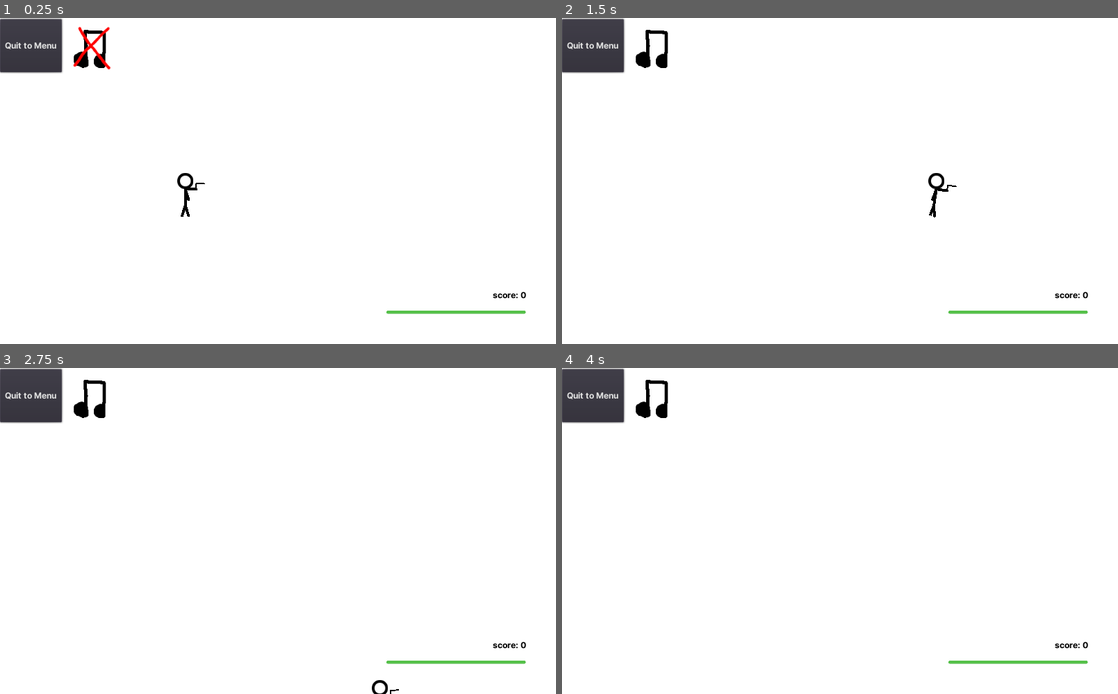
Above: before the commit, frames 1-4 (two rows, left to right).
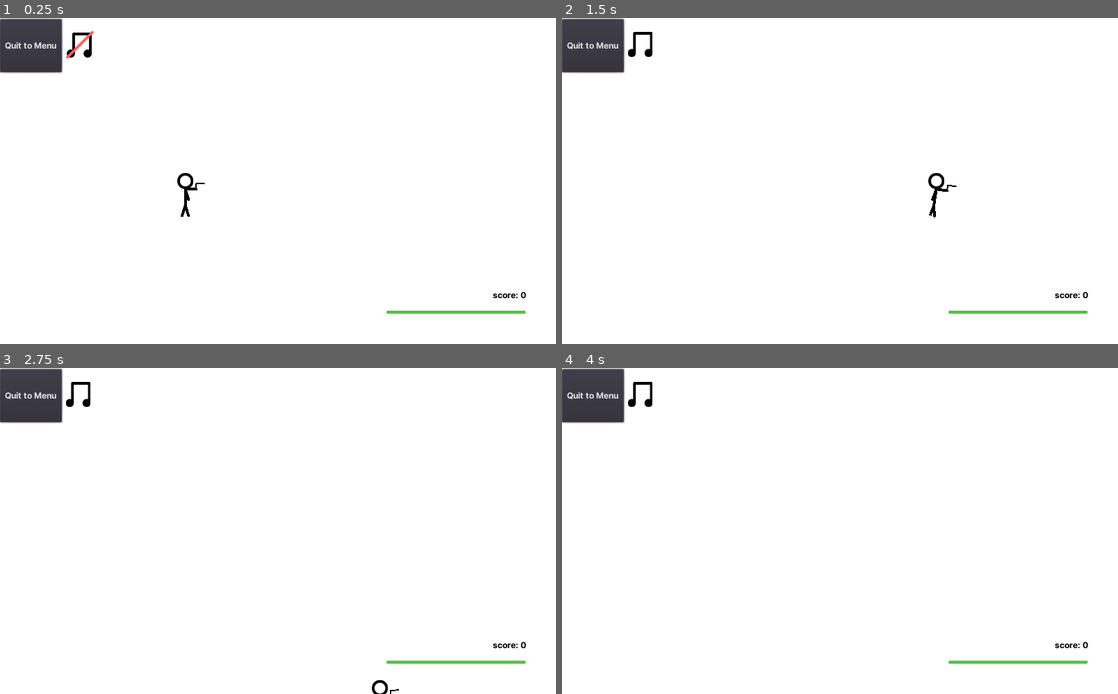
Above: after the commit, the same moments.

Repository: illogicalapple/stickmaniac
Game: Godot game, scene res://Root.tscn
Two runs of this game, one before a commit and one after it. Both use one fixed random seed, a clock stepped at 60 frames per second and the inputs below. Sound files missing from this copy of the repository are replaced by a short silence.
Inputs (mouse positions are in pixels of both pictures, inside the frame that each line leads up to):
- Up to frame 1 (0.25 s): no input
- Up to frame 2 (1.5 s): tap Enter at 0.5 s; move the mouse to (962, 164) at 0.52 s; hold Right (ui_right) 0.53-1.25 s; hold Space (pew_pew) 0.53-1.25 s; click (656, 44) at 1.25 s
- Up to frame 3 (2.75 s): move the mouse to (166, 547) at 2.02 s; hold Down (ui_down) from 2.03 s (still down); tap Space (pew_pew) at 2.1 s
- Up to frame 4 (4 s): move the mouse to (895, 459) at 2.77 s; release Down (ui_down) at 2.78 s; hold Right (ui_right) 2.78-3.53 s; hold Space (pew_pew) 2.78-3.53 s; move the mouse to (812, 596) at 3.52 s; hold Up (ui_up) from 3.53 s (still down); tap Space (pew_pew) at 3.6 s

The runs differ from the first frame. In frame 1, 0.5% of the frame differs, in the area x 11-20%, y 2-16%; in frame 2, 0.4%; in frame 3, 0.4%; in frame 4, 0.4%.

Commit message:
add better music icons
MOOSIC

Diff:
--- a/ui/GUI.tscn
+++ b/ui/GUI.tscn
@@ -1,8 +1,8 @@
 [gd_scene load_steps=12 format=2]
 
 [ext_resource path="res://fonts/Inter-Bold.ttf" type="DynamicFontData" id=1]
-[ext_resource path="res://ui/music-enabled.png" type="Texture" id=2]
-[ext_resource path="res://ui/music-disabled.png" type="Texture" id=3]
+[ext_resource path="res://ui/music/stopped.svg" type="Texture" id=2]
+[ext_resource path="res://ui/music/playing.svg" type="Texture" id=3]
 [ext_resource path="res://ui/GUI.gd" type="Script" id=4]
 
 [sub_resource type="DynamicFont" id=3]
@@ -26,12 +26,12 @@
 corner_radius_bottom_right = 5
 corner_radius_bottom_left = 5
 
-[sub_resource type="AnimatedTexture" id=5]
+[sub_resource type="AnimatedTexture" id=8]
 flags = 4
 frames = 2
 fps = 0.0
-frame_0/texture = ExtResource( 3 )
-frame_1/texture = ExtResource( 2 )
+frame_0/texture = ExtResource( 2 )
+frame_1/texture = ExtResource( 3 )
 frame_1/delay_sec = 0.0
 
 [sub_resource type="Animation" id=6]
--- a/ui/music/playing.svg
+++ b/ui/music/playing.svg
@@ -1,10 +1,10 @@
 <svg width="46" height="46" viewBox="0 0 46 46" fill="none" xmlns="http://www.w3.org/2000/svg">
 <g clip-path="url(#clip0_22_2)">
-<circle cx="7.5" cy="38.5" r="7.5" fill="white"/>
-<circle cx="38.5" cy="38.5" r="7.5" fill="white"/>
-<line x1="12.5" y1="2.5" x2="12.5" y2="37.5" stroke="white" stroke-width="5" stroke-linecap="round"/>
-<line x1="43.5" y1="2.5" x2="43.5" y2="37.5" stroke="white" stroke-width="5" stroke-linecap="round" stroke-dasharray="1 1"/>
-<line x1="12.5" y1="2.5" x2="43.5" y2="2.5" stroke="white" stroke-width="5" stroke-linecap="round"/>
+<circle cx="7.5" cy="38.5" r="7.5" fill="black"/>
+<circle cx="38.5" cy="38.5" r="7.5" fill="black"/>
+<line x1="12.5" y1="2.5" x2="12.5" y2="37.5" stroke="black" stroke-width="5" stroke-linecap="round"/>
+<line x1="43.5" y1="2.5" x2="43.5" y2="37.5" stroke="black" stroke-width="5" stroke-linecap="round" stroke-dasharray="1 1"/>
+<line x1="12.5" y1="2.5" x2="43.5" y2="2.5" stroke="black" stroke-width="5" stroke-linecap="round"/>
 </g>
 <defs>
 <clipPath id="clip0_22_2">
--- a/ui/music/stopped.svg
+++ b/ui/music/stopped.svg
@@ -1,8 +1,8 @@
 <svg width="52" height="52" viewBox="0 0 52 52" fill="none" xmlns="http://www.w3.org/2000/svg">
-<circle cx="9.5" cy="42.5" r="7.5" fill="white"/>
-<circle cx="40.5" cy="42.5" r="7.5" fill="white"/>
-<line x1="14.5" y1="6.5" x2="14.5" y2="41.5" stroke="white" stroke-width="5" stroke-linecap="round"/>
-<line x1="45.5" y1="6.5" x2="45.5" y2="41.5" stroke="white" stroke-width="5" stroke-linecap="round" stroke-dasharray="1 1"/>
-<line x1="14.5" y1="6.5" x2="45.5" y2="6.5" stroke="white" stroke-width="5" stroke-linecap="round"/>
+<circle cx="9.5" cy="42.5" r="7.5" fill="black"/>
+<circle cx="40.5" cy="42.5" r="7.5" fill="black"/>
+<line x1="14.5" y1="6.5" x2="14.5" y2="41.5" stroke="black" stroke-width="5" stroke-linecap="round"/>
+<line x1="45.5" y1="6.5" x2="45.5" y2="41.5" stroke="black" stroke-width="5" stroke-linecap="round" stroke-dasharray="1 1"/>
+<line x1="14.5" y1="6.5" x2="45.5" y2="6.5" stroke="black" stroke-width="5" stroke-linecap="round"/>
 <line x1="3.25127" y1="49.2132" x2="49.2132" y2="3.25126" stroke="#FF5F5F" stroke-width="5" stroke-linecap="round" stroke-dasharray="1 1"/>
 </svg>
Not shown: 1 places in ui/GUI.tscn that only renumber resources
Not shown, added: ui/music/playing.svg.import
Not shown, added: ui/music/stopped.svg.import
